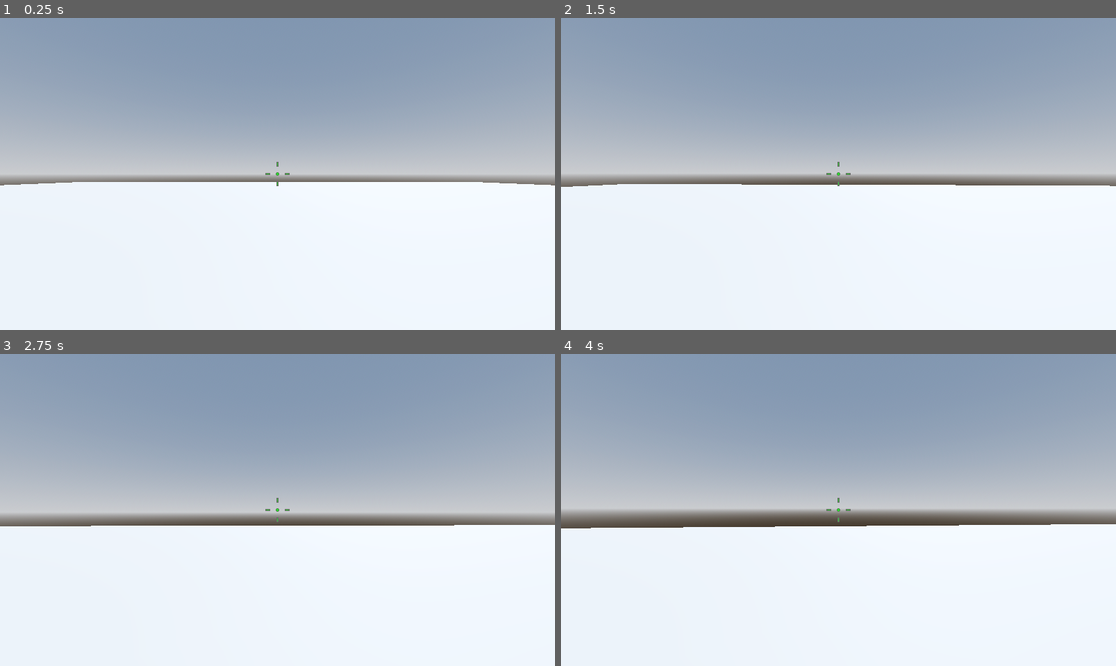
Above: before the commit, frames 1-4 (two rows, left to right).
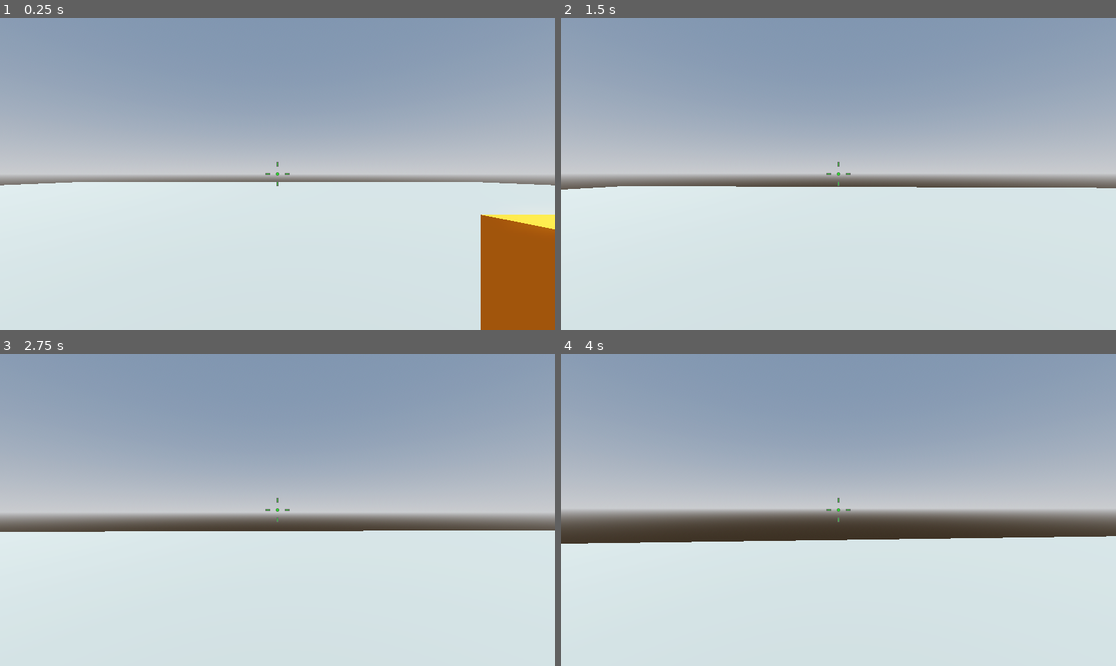
Above: after the commit, the same moments.

Repository: FabioAVSilva/Robo-Rampage
Game: Godot game, scene res://Levels/Sandbox.tscn
Same seed, same stepped clock (60 frames per second), same inputs: the game is played once before the commit and once after it.
Inputs (mouse positions are in pixels of both pictures, inside the frame that each line leads up to):
- Up to frame 1 (0.25 s): no input
- Up to frame 2 (1.5 s): tap Enter at 0.5 s; move the mouse to (866, 174) at 0.52 s; hold W (move_forward) from 0.53 s (still down); tap Space (jump) at 0.6, 0.77, 1.07, 1.25, 1.35 s; move the mouse to (810, 174) at 1.27 s
- Up to frame 3 (2.75 s): keep holding W (move_forward); tap Space (jump) at 1.52, 1.82, 2.1 s; move the mouse to (288, 503) at 2.02 s
- Up to frame 4 (4 s): keep holding W (move_forward); move the mouse to (832, 516) at 2.77 s; tap Space (jump) at 2.85, 3.02, 3.32, 3.6, 3.77 s; move the mouse to (877, 513) at 3.52 s

The runs differ from the first frame. In frame 1, 31% of the frame differs, in the area x 15-100%, y 52-100%; in frame 2, 30%; in frame 3, 31%; in frame 4, 34%, in the area x 0-100%, y 54-100%.

Commit message:
Smoothed jumping air control
Added platforms

Diff:
--- a/Levels/Sandbox.tscn
+++ b/Levels/Sandbox.tscn
@@ -15,6 +15,12 @@
 tonemap_mode = 2
 glow_enabled = true
 
+[sub_resource type="StandardMaterial3D" id="StandardMaterial3D_ecytd"]
+albedo_color = Color(0.470588, 0.498039, 0.47451, 1)
+
+[sub_resource type="StandardMaterial3D" id="StandardMaterial3D_cm70w"]
+albedo_color = Color(1, 0.513726, 0.027451, 1)
+
 [node name="Sandbox" type="Node3D"]
 
 [node name="WorldEnvironment" type="WorldEnvironment" parent="."]
@@ -28,6 +34,53 @@
 transform = Transform3D(1, 0, 0, 0, 1, 0, 0, 0, 1, 0, -0.5, 0)
 use_collision = true
 size = Vector3(64, 1, 64)
+material = SubResource("StandardMaterial3D_ecytd")
 
 [node name="Player" parent="." instance=ExtResource("1_cm70w")]
 transform = Transform3D(1, 0, 0, 0, 1, 0, 0, 0, 1, 0, 1, 0)
+
+[node name="Platform" type="CSGBox3D" parent="."]
+transform = Transform3D(1, 0, 0, 0, 1, 0, 0, 0, 1, 2, 0.5, -0.5)
+use_collision = true
+size = Vector3(1, 1, 2)
+material = SubResource("StandardMaterial3D_cm70w")
+
+[node name="Platform2" type="CSGBox3D" parent="."]
+transform = Transform3D(1, 0, 0, 0, 1, 0, 0, 0, 1, 2, 0.5, 1)
+use_collision = true
+material = SubResource("StandardMaterial3D_cm70w")
+
+[node name="Platform3" type="CSGBox3D" parent="."]
+transform = Transform3D(1, 0, 0, 0, 1, 0, 0, 0, 1, 2, 1, 4)
+use_collision = true
+size = Vector3(1, 2, 1)
+material = SubResource("StandardMaterial3D_cm70w")
+
+[node name="Platform4" type="CSGBox3D" parent="."]
+transform = Transform3D(1, 0, 0, 0, 1, 0, 0, 0, 1, 3.5, 0.5, 1)
+use_collision = true
+size = Vector3(2, 1, 1)
+material = SubResource("StandardMaterial3D_cm70w")
+
+[node name="Platform5" type="CSGBox3D" parent="."]
+transform = Transform3D(1, 0, 0, 0, 1, 0, 0, 0, 1, 3, 1.5, 0)
+use_collision = true
+material = SubResource("StandardMaterial3D_cm70w")
+
+[node name="Platform6" type="CSGBox3D" parent="."]
+transform = Transform3D(1, 0, 0, 0, 1, 0, 0, 0, 1, 4, 1.5, 0)
+use_collision = true
+size = Vector3(1, 3, 1)
+material = SubResource("StandardMaterial3D_cm70w")
+
+[node name="Platform7" type="CSGBox3D" parent="."]
+transform = Transform3D(1, 0, 0, 0, 1, 0, 0, 0, 1, 4, 1.5, -1)
+use_collision = true
+size = Vector3(1, 3, 1)
+material = SubResource("StandardMaterial3D_cm70w")
+
+[node name="Platform8" type="CSGBox3D" parent="."]
+transform = Transform3D(1, 0, 0, 0, 1, 0, 0, 0, 1, 3, 1.5, -1)
+use_collision = true
+size = Vector3(1, 3, 1)
+material = SubResource("StandardMaterial3D_cm70w")
--- a/Player/player.gd
+++ b/Player/player.gd
@@ -2,7 +2,9 @@
 
 
 const SPEED = 5.0
-const JUMP_VELOCITY = 4.5
+
+@export var jump_height: float = 1.0
+@export var fall_speed: float = 3.0
 
 var mouse_motion := Vector2.ZERO
 
@@ -15,11 +17,14 @@
 	handle_camera_rotation()
 	# Add the gravity.
 	if not is_on_floor():
-		velocity += get_gravity() * delta
+		if velocity.y >= 0:
+			velocity += get_gravity() * delta
+		else:
+			velocity += get_gravity() * delta * fall_speed
 
 	# Handle jump.
 	if Input.is_action_just_pressed("jump") and is_on_floor():
-		velocity.y = JUMP_VELOCITY
+		velocity.y = sqrt(jump_height * 2 * -get_gravity().y)
 
 	# Get the input direction and handle the movement/deceleration.
 	# As good practice, you should replace UI actions with custom gameplay actions.
--- a/Player/smooth_camera.gd
+++ b/Player/smooth_camera.gd
@@ -1,6 +1,6 @@
 extends Camera3D
 
-@export var speed := 44.0
+@export var speed := 80.0
 
 
 func _physics_process(delta: float) -> void:
Not shown: 1 places in Levels/Sandbox.tscn that only renumber resources
